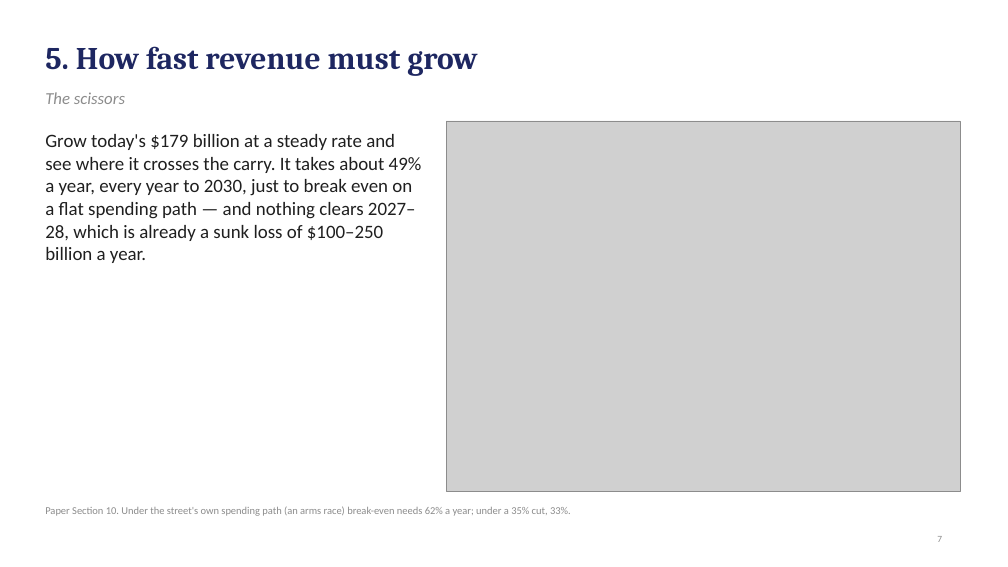
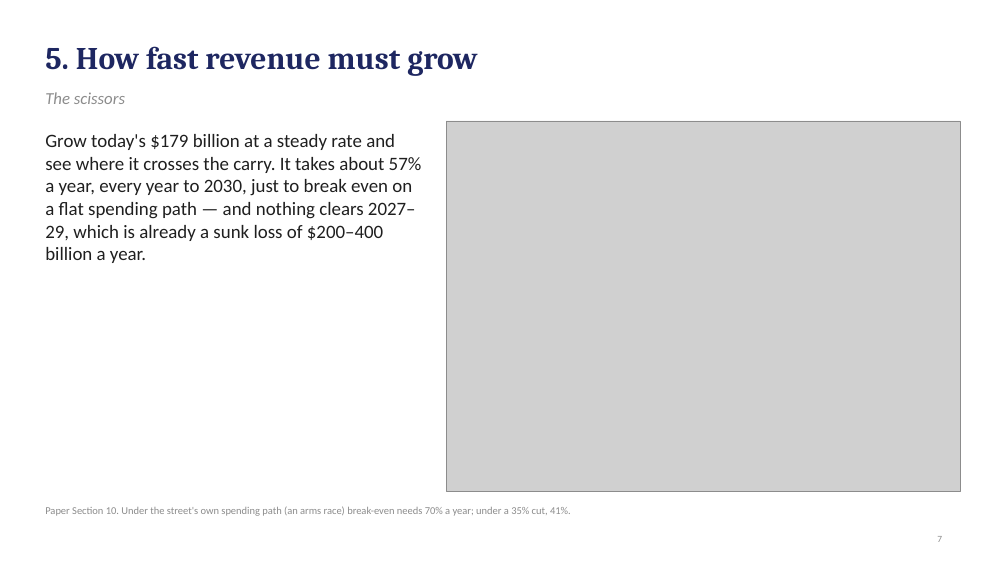
Before and after one commit to desfitz/ai-compute-limits, a slide deck: slide 7 of paper/easy_deck_v29.pptx. Drawn at 1008x567 pixels with LibreOffice and Linux fonts; fonts in the diff are those of the drawing; grey boxes stand for pictures. Boxes give left, top, right and bottom in pixels: in the first picture for what was removed or moved away, otherwise in the second. Text is boxed around its words. In the diff, an @@ line names an element or a change of style, - is before the commit and + after.

```diff
--- a/paper/easy_deck_v29.pptx
+++ b/paper/easy_deck_v29.pptx
@@ text at [45, 134, 422, 263]: text changed @@
-Grow today's $179 billion at a steady rate and see where it crosses the carry. It takes about 49% a year, every year to 2030, just to break even on a flat spending path — and nothing clears 2027–28, which is already a sunk loss of $100–250 billion a year.
+Grow today's $179 billion at a steady rate and see where it crosses the carry. It takes about 57% a year, every year to 2030, just to break even on a flat spending path — and nothing clears 2027–29, which is already a sunk loss of $200–400 billion a year.
@@ text at [45, 506, 571, 516]: text changed @@
-Paper Section 10. Under the street's own spending path (an arms race) break-even needs 62% a year; under a 35% cut, 33%.
+Paper Section 10. Under the street's own spending path (an arms race) break-even needs 70% a year; under a 35% cut, 41%.
```
Also in this commit, not shown: 14 other slides changed, 18 other files.
